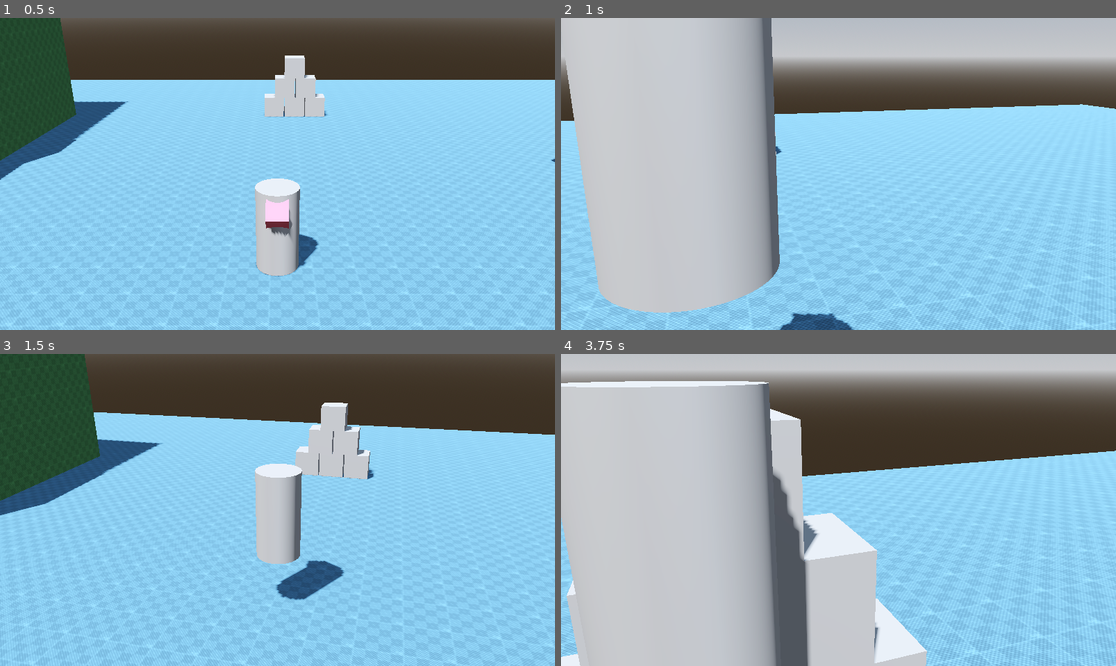
Above: before the commit, frames 1-4 (two rows, left to right).
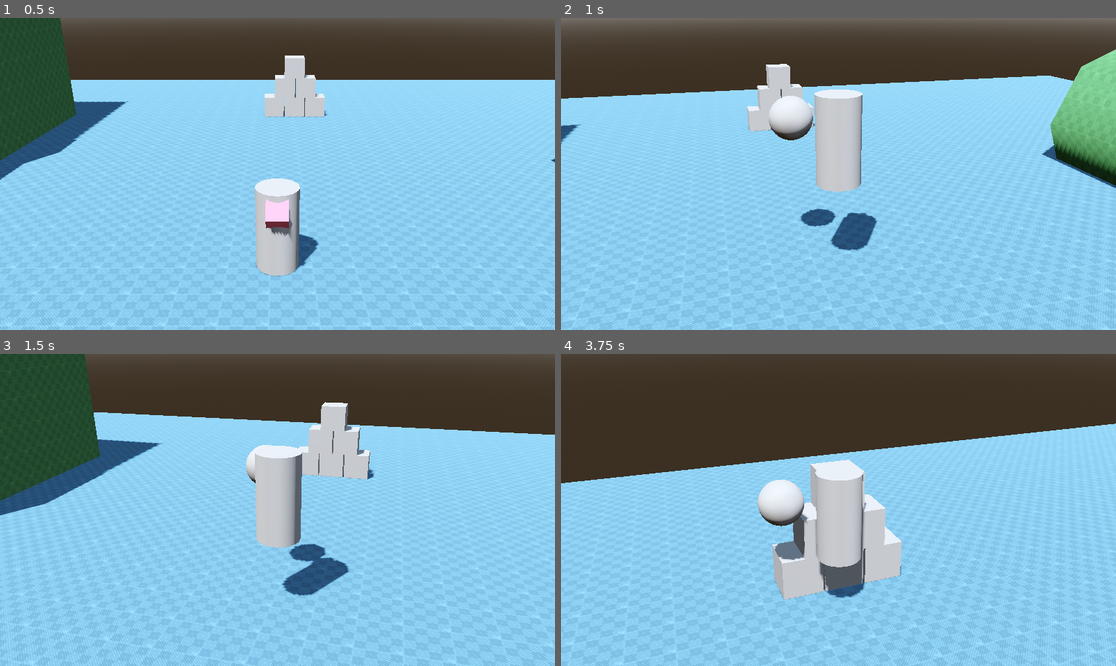
Above: after the commit, the same moments.

Repository: gdquest-demos/godot-4-3d-third-person-controller
Game: Godot game, scene res://Playground.tscn
The game is run twice, just before and just after one commit, with the same random seed, the same clock (stepped at 60 frames per second) and the same inputs.
Inputs (mouse positions are in pixels of both pictures, inside the frame that each line leads up to):
- Up to frame 1 (0.5 s): no input
- Up to frame 2 (1 s): move the mouse to (866, 174) at 0.52 s; hold W (move_up) from 0.53 s (still down); hold Right mouse button (action_aim, bound only after the commit) from 0.53 s (still down); tap Space (action_jump) at 0.77 s; click (866, 174) at 0.8 s
- Up to frame 3 (1.5 s): keep holding W (move_up); move the mouse to (249, 510) at 1.27 s; release Right mouse button (action_aim, bound only after the commit) at 1.28 s; click (249, 510) at 1.35 s
- Up to frame 4 (3.75 s): keep holding W (move_up); tap Space (action_jump) at 1.52, 3.02 s; right-click (810, 510) at 1.55 s; move the mouse to (849, 503) at 2.02 s; hold Right mouse button (action_aim, bound only after the commit) 2.03-2.78 s; click (849, 503) at 2.3 s; move the mouse to (832, 516) at 2.77 s; click (832, 516) at 2.85 s; right-click (832, 516) at 3.05 s; move the mouse to (877, 513) at 3.52 s; hold Right mouse button (action_aim, bound only after the commit) from 3.53 s (still down)

Frame 1 is identical in both runs. In frame 2, 59% of the frame differs, in the area x 0-100%, y 0-100%; in frame 3, 1.9%; in frame 4, 66%.

Commit message:
Create basic melee animation

Diff:
--- a/Player.gd
+++ b/Player.gd
@@ -13,32 +13,17 @@
 var _snap := Vector3.DOWN * snap_length
 var _gravity: float = -30.0
 var _ground_height: float = 0.0
-var _aiming: bool = false
 
-#@onready var _model: AstronautSkin = $AstronautSkin
-@onready var _model: Node3D = $MeshInstance3d
+@onready var _rotation_root: Node3D = $CharacterRotationRoot
+@onready var _model: Node3D = $CharacterRotationRoot/MeshInstance3d
+@onready var _camera_controller: Node3D = $CameraController
+@onready var _attack_animation_player: AnimationPlayer = $CharacterRotationRoot/MeleeAnchor/AnimationPlayer
 @onready var _start_position := global_transform.origin
-@onready var _camera_controller: Node3D = $CameraController
-#@onready var _animation_player: AnimationPlayer = $AnimationPlayer
-#@onready var _hit_box_collision: CollisionShape3D = $AttackHitBox/CollisionShape
 
 
 func _ready() -> void:
 	Input.mouse_mode = Input.MOUSE_MODE_CAPTURED
 	$CameraController.setup(self)
-#	_model.max_ground_speed = move_speed
-#	_model.connect("attack_finished", _hit_box_collision, "set_deferred", ["disabled", true])
-
-
-func _unhandled_input(event: InputEvent) -> void:
-	if event is InputEventMouseButton:
-		if event.button_index == MOUSE_BUTTON_RIGHT:
-			if event.is_pressed():
-				_camera_controller.set_pivot(_camera_controller.CAMERA_PIVOT.OVER_SHOULDER)
-				_aiming = true
-			else:
-				_camera_controller.set_pivot(_camera_controller.CAMERA_PIVOT.THIRD_PERSON)
-				_aiming = false
 
 
 func _physics_process(delta: float) -> void:
@@ -52,7 +37,7 @@
 	# this also ensures a good normalized value for the rotation basis.
 	if _move_direction.length() > 0.2:
 		_last_strong_direction = _move_direction.normalized()
-	if _aiming:
+	if is_aiming():
 		_last_strong_direction = _camera_controller.global_transform.basis * Vector3.BACK
 
 	_orient_character_to_direction(_last_strong_direction, delta)
@@ -63,30 +48,30 @@
 	velocity = velocity.lerp(_move_direction * move_speed, acceleration * delta)
 	velocity.y = y_velocity
 
-	if is_on_floor():
-		velocity.y = 0.0
-		if is_attacking():
+	if is_aiming():
+		_camera_controller.set_pivot(_camera_controller.CAMERA_PIVOT.OVER_SHOULDER)
+	else:
+		_camera_controller.set_pivot(_camera_controller.CAMERA_PIVOT.THIRD_PERSON)
+
+	if is_attacking():
+		if is_aiming():
+			if is_on_floor():
+				pass
+		else:
 			attack()
-#			_hit_box_collision.set_deferred("disabled", [false])
+
 	else:
 		velocity.y += _gravity * delta
 
 	if is_jumping():
 		velocity.y = jump_initial_impulse
 		_snap = Vector3.ZERO
-#		_model.jump()
 	elif is_air_boosting():
 		velocity.y += jump_additional_force * delta
 	elif is_landing():
 		_snap = Vector3.DOWN * snap_length
-#		_model.land()
 
 	move_and_slide()
-
-#	velocity = move_and_slide(
-#		velocity, _snap, Vector3.UP, do_stop_on_slope, 4, deg2rad(45), has_infinite_inertia
-#	)
-#	_model.velocity = velocity
 
 
 func _get_camera_oriented_input() -> Vector3:
@@ -112,22 +97,14 @@
 func _orient_character_to_direction(direction: Vector3, delta: float) -> void:
 	var left_axis := Vector3.UP.cross(direction)
 	var rotation_basis := Basis(left_axis, Vector3.UP, direction).get_rotation_quaternion()
-	var model_scale := _model.transform.basis.get_scale()
-	_model.transform.basis = Basis(_model.transform.basis.get_rotation_quaternion().slerp(rotation_basis, delta * rotation_speed)).scaled(
+	var model_scale := _rotation_root.transform.basis.get_scale()
+	_rotation_root.transform.basis = Basis(_rotation_root.transform.basis.get_rotation_quaternion().slerp(rotation_basis, delta * rotation_speed)).scaled(
 		model_scale
 	)
 
 
-func take_damage() -> void:
-	start_blink(false)
-
-
 func attack() -> void:
-	pass
-#	_model.attack()
-#	_hit_box_collision.set_deferred("disabled", false)
-#	yield(_model.anim_player, "animation_finished")
-#	_hit_box_collision.set_deferred("disabled", true)
+	_attack_animation_player.play("Attack")
 
 
 func is_jumping() -> bool:
@@ -143,20 +120,12 @@
 
 
 func is_attacking() -> bool:
-	return false
-#	return Input.is_action_just_pressed("attack") and not _model.is_attacking()
+	return Input.is_action_just_pressed("action_attack") and not _attack_animation_player.is_playing()
+
+
+func is_aiming() -> bool:
+	return Input.is_action_pressed("action_aim") and is_on_floor()
 
 
 func reset_position() -> void:
 	transform.origin = _start_position
-
-
-func start_blink(loop := false) -> void:
-	pass
-#	_animation_player.get_animation("blink").set_loop(loop)
-#	_animation_player.play("blink")
-
-
-func stop_blink() -> void:
-	pass
-#	_animation_player.stop(true)
--- a/Player.tscn
+++ b/Player.tscn
@@ -1,7 +1,13 @@
-[gd_scene load_steps=9 format=3 uid="uid://clntgyqau4tta"]
+[gd_scene load_steps=14 format=3 uid="uid://clntgyqau4tta"]
 
 [ext_resource type="Script" path="res://Player.gd" id="1_rvo1c"]
 [ext_resource type="Script" path="res://CameraController.gd" id="3_qrkly"]
+
+[sub_resource type="CylinderShape3D" id="CylinderShape3D_5yey4"]
+
+[sub_resource type="SeparationRayShape3D" id="SeparationRayShape3D_gqx4v"]
+
+[sub_resource type="CameraAttributesPractical" id="CameraAttributesPractical_3ix22"]
 
 [sub_resource type="CylinderMesh" id="CylinderMesh_tv34d"]
 
@@ -11,24 +17,75 @@
 [sub_resource type="BoxMesh" id="BoxMesh_sfh1e"]
 size = Vector3(0.5, 0.5, 0.5)
 
-[sub_resource type="CylinderShape3D" id="CylinderShape3D_5yey4"]
+[sub_resource type="SphereMesh" id="SphereMesh_uex0s"]
 
-[sub_resource type="SeparationRayShape3D" id="SeparationRayShape3D_gqx4v"]
+[sub_resource type="Animation" id="Animation_nl12d"]
+resource_name = "Attack"
+length = 0.2
+tracks/0/type = "value"
+tracks/0/imported = false
+tracks/0/enabled = true
+tracks/0/path = NodePath("MeleeAnchor:rotation")
+tracks/0/interp = 1
+tracks/0/loop_wrap = true
+tracks/0/keys = {
+"times": PackedFloat32Array(0, 0.2),
+"transitions": PackedFloat32Array(1, 1),
+"update": 0,
+"values": [Vector3(0, 0, 0), Vector3(0, 3.14159, 0)]
+}
+tracks/1/type = "value"
+tracks/1/imported = false
+tracks/1/enabled = true
+tracks/1/path = NodePath("MeleeAnchor/MeleeSphere:visible")
+tracks/1/interp = 1
+tracks/1/loop_wrap = true
+tracks/1/keys = {
+"times": PackedFloat32Array(0),
+"transitions": PackedFloat32Array(1),
+"update": 1,
+"values": [true]
+}
 
-[sub_resource type="CameraAttributesPractical" id="CameraAttributesPractical_3ix22"]
+[sub_resource type="Animation" id="Animation_pts2o"]
+length = 0.001
+tracks/0/type = "value"
+tracks/0/imported = false
+tracks/0/enabled = true
+tracks/0/path = NodePath("MeleeAnchor:rotation")
+tracks/0/interp = 1
+tracks/0/loop_wrap = true
+tracks/0/keys = {
+"times": PackedFloat32Array(0),
+"transitions": PackedFloat32Array(1),
+"update": 0,
+"values": [Vector3(0, 0, 0)]
+}
+tracks/1/type = "value"
+tracks/1/imported = false
+tracks/1/enabled = true
+tracks/1/path = NodePath("MeleeAnchor/MeleeSphere:visible")
+tracks/1/interp = 1
+tracks/1/loop_wrap = true
+tracks/1/keys = {
+"times": PackedFloat32Array(0),
+"transitions": PackedFloat32Array(1),
+"update": 1,
+"values": [false]
+}
+
+[sub_resource type="AnimationLibrary" id="AnimationLibrary_xvsui"]
+_data = {
+"Attack": SubResource("Animation_nl12d"),
+"RESET": SubResource("Animation_pts2o")
+}
+
+[sub_resource type="CapsuleShape3D" id="CapsuleShape3D_pcytg"]
+radius = 0.826095
+height = 2.65424
 
 [node name="CharacterBody3d" type="CharacterBody3D"]
 script = ExtResource("1_rvo1c")
-
-[node name="MeshInstance3d" type="MeshInstance3D" parent="."]
-transform = Transform3D(1, 0, 0, 0, 1, 0, 0, 0, 1, 0, 1, 0)
-mesh = SubResource("CylinderMesh_tv34d")
-
-[node name="MeshInstance3d2" type="MeshInstance3D" parent="MeshInstance3d"]
-transform = Transform3D(1, 0, 0, 0, 0.707452, -0.706761, 0, 0.706761, 0.707452, 0, 0.554498, 0.439553)
-material_override = SubResource("StandardMaterial3D_46xqp")
-mesh = SubResource("BoxMesh_sfh1e")
-skeleton = NodePath("../..")
 
 [node name="CollisionShape3d" type="CollisionShape3D" parent="."]
 transform = Transform3D(1, 0, 0, 0, 1, 0, 0, 0, 1, 0, 1, 0)
@@ -60,3 +117,36 @@
 transform = Transform3D(1, 0, 0, 0, 1, 0, 0, 0, 1, 0, 0.151585, 0)
 target_position = Vector3(0, -2, 0)
 debug_shape_thickness = 5
+
+[node name="CharacterRotationRoot" type="Node3D" parent="."]
+
+[node name="MeshInstance3d" type="MeshInstance3D" parent="CharacterRotationRoot"]
+transform = Transform3D(1, 0, 0, 0, 1, 0, 0, 0, 1, 0, 1, 0)
+mesh = SubResource("CylinderMesh_tv34d")
+skeleton = NodePath("../..")
+
+[node name="MeshInstance3d2" type="MeshInstance3D" parent="CharacterRotationRoot/MeshInstance3d"]
+transform = Transform3D(1, 0, 0, 0, 0.707452, -0.706761, 0, 0.706761, 0.707452, 0, 0.554498, 0.439553)
+material_override = SubResource("StandardMaterial3D_46xqp")
+mesh = SubResource("BoxMesh_sfh1e")
+skeleton = NodePath("../../..")
+
+[node name="MeleeAnchor" type="Node3D" parent="CharacterRotationRoot"]
+
+[node name="MeleeSphere" type="MeshInstance3D" parent="CharacterRotationRoot/MeleeAnchor"]
+transform = Transform3D(1, 0, 0, 0, 1, 0, 0, 0, 1, -1.25195, 1.3255, 0)
+visible = false
+mesh = SubResource("SphereMesh_uex0s")
+skeleton = NodePath("../../..")
+
+[node name="AnimationPlayer" type="AnimationPlayer" parent="CharacterRotationRoot/MeleeAnchor"]
+root_node = NodePath("../..")
+libraries = {
+"": SubResource("AnimationLibrary_xvsui")
+}
+
+[node name="MeleeAttackArea" type="Area3D" parent="CharacterRotationRoot"]
+transform = Transform3D(-4.37114e-08, -1, 0, 1, -4.37114e-08, 0, 0, 0, 1, 0, 0.954493, 1.0525)
+
+[node name="CollisionShape3d" type="CollisionShape3D" parent="CharacterRotationRoot/MeleeAttackArea"]
+shape = SubResource("CapsuleShape3D_pcytg")
--- a/project.godot
+++ b/project.godot
@@ -78,3 +78,13 @@
 "events": [Object(InputEventJoypadMotion,"resource_local_to_scene":false,"resource_name":"","device":0,"axis":3,"axis_value":1.0,"script":null)
 ]
 }
+action_attack={
+"deadzone": 0.5,
+"events": [Object(InputEventMouseButton,"resource_local_to_scene":false,"resource_name":"","device":-1,"window_id":0,"alt_pressed":false,"shift_pressed":false,"ctrl_pressed":false,"meta_pressed":false,"button_mask":0,"position":Vector2(0, 0),"global_position":Vector2(0, 0),"factor":1.0,"button_index":1,"pressed":false,"double_click":false,"script":null)
+]
+}
+action_aim={
+"deadzone": 0.5,
+"events": [Object(InputEventMouseButton,"resource_local_to_scene":false,"resource_name":"","device":-1,"window_id":0,"alt_pressed":false,"shift_pressed":false,"ctrl_pressed":false,"meta_pressed":false,"button_mask":0,"position":Vector2(0, 0),"global_position":Vector2(0, 0),"factor":1.0,"button_index":2,"pressed":false,"double_click":false,"script":null)
+]
+}
